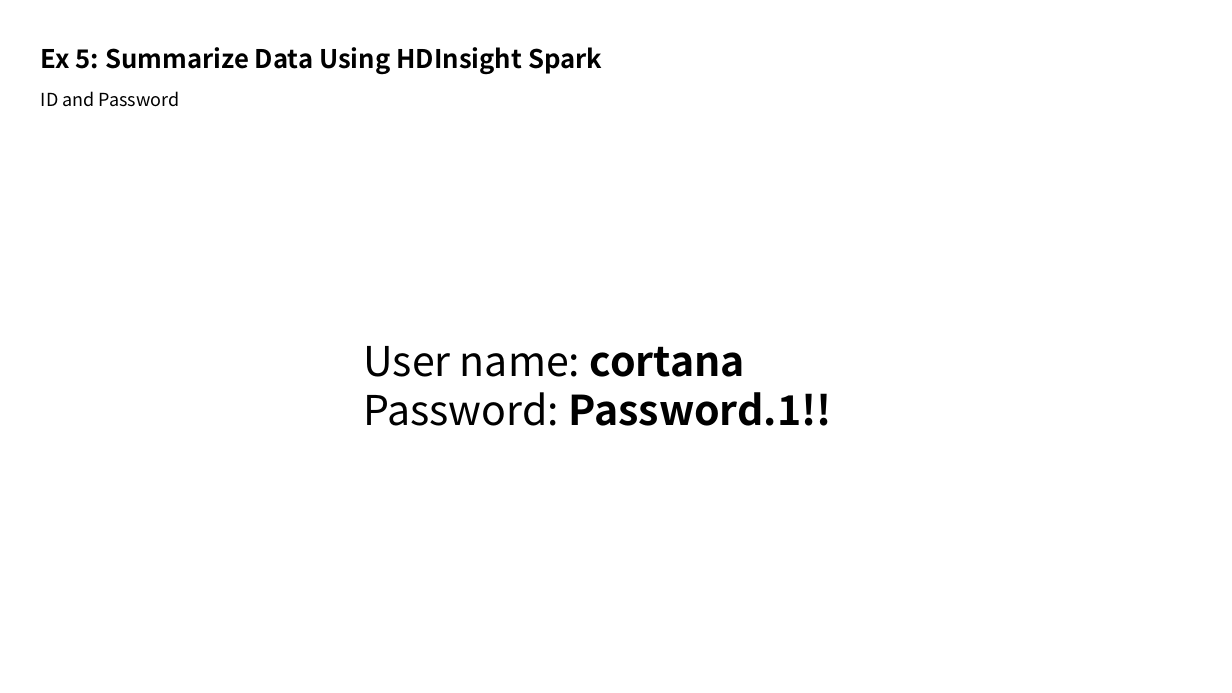
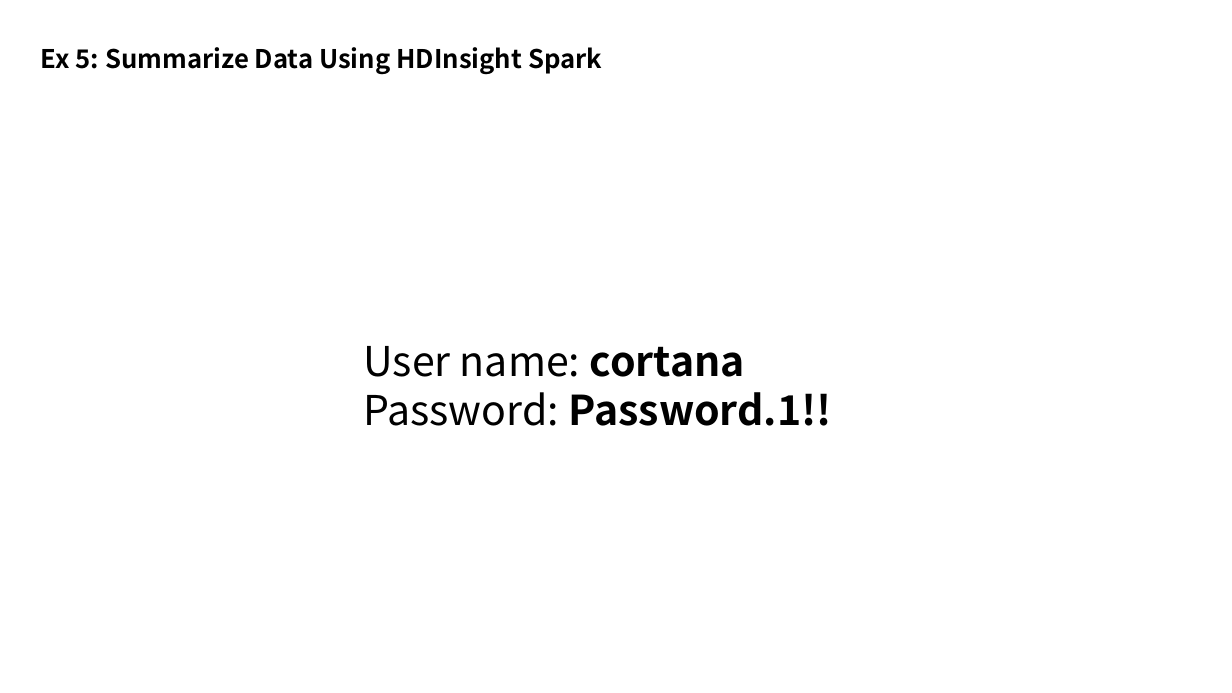
Before and after one commit to xlegend1024/CortanaIntelligenceSuiteWorkshopManual2Hrlong, a slide deck: slide 20 of Download/1. Worksop Scenario Overview.pptx (slide 19 before the commit). Drawn at 1232x693 pixels with LibreOffice and Linux fonts; fonts in the diff are those of the drawing. Boxes give left, top, right and bottom in pixels: in the first picture for what was removed or moved away, otherwise in the second. Text is boxed around its words. In the diff, an @@ line names an element or a change of style, - is before the commit and + after.

```diff
--- a/Download/1. Worksop Scenario Overview.pptx
+++ b/Download/1. Worksop Scenario Overview.pptx
@@ text removed at [41, 91, 180, 107] @@
-ID and Password
```
Also in this commit, not shown: 9 other slides changed, 6 slides added, 2 slides removed, 1 other file.
